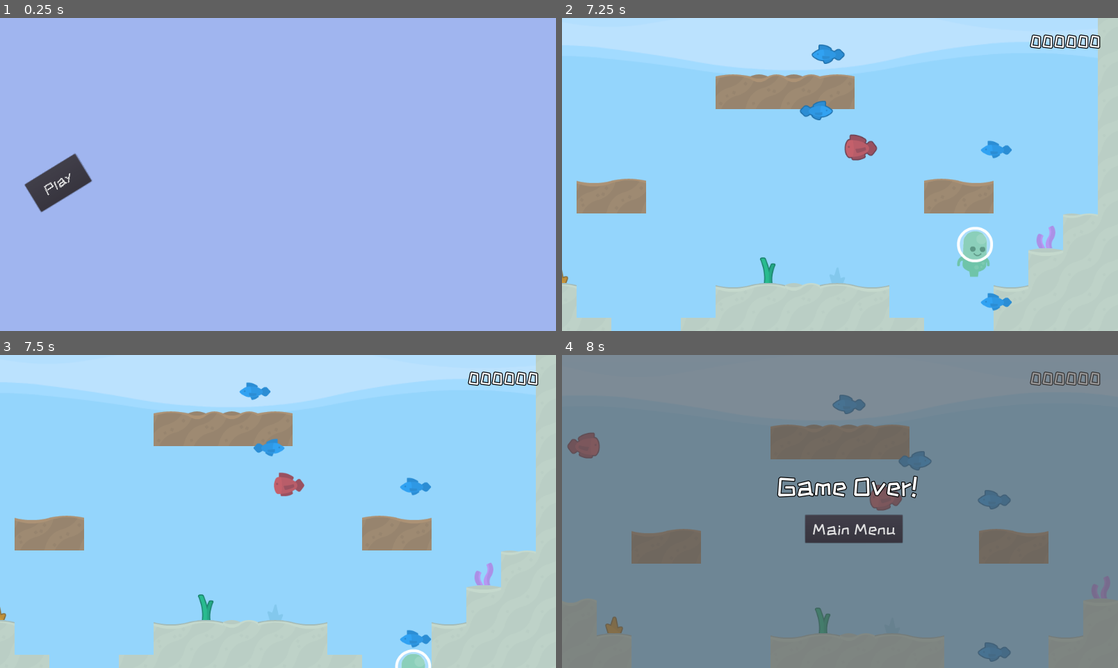
Above: before the commit, frames 1-4 (two rows, left to right).
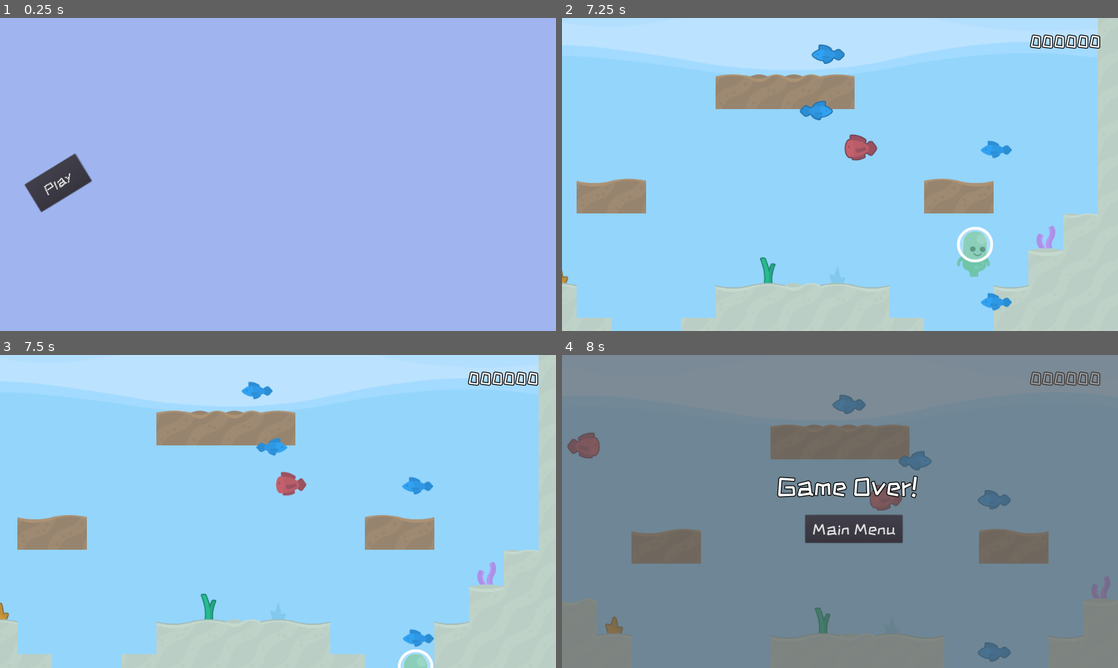
Above: after the commit, the same moments.

Repository: cpvanlue/dive-bug
Game: Godot game, scene res://MainMenu/MainMenu.tscn
Same seed, same stepped clock (60 frames per second), same inputs: the game is played once before the commit and once after it.
Inputs:
- Up to frame 1 (0.25 s): no input
- Up to frame 2 (7.25 s): click "Play" at 0.5 s; tap Enter (shoot) at 1.25, 1.35, 3.6, 5.85 s; hold D (right) 1.28-2.78 s; tap Shift (sprint) at 2.1, 6.6 s; hold A (left) 2.78-5.03 s; tap Space (swim) at 2.85, 5.1 s; hold Shift (sprint) 4.28-5.03 s; hold D (right) from 5.03 s (still down)
- Up to frame 3 (7.5 s): keep holding D (right); tap Space (swim) at 7.35 s
- Up to frame 4 (8 s): keep holding D (right)

Frames 1-2 are identical in both runs. In frame 3, 2.4% of the frame differs, in the area x 0-97%, y 0-100%; in frame 4, nothing differs.

Commit message:
Create scene from Player's Camera in Level and implement screen shake upon collision with enemies

Diff:
--- /dev/null
+++ b/Camera/Camera.gd
@@ -0,0 +1,31 @@
+extends Camera2D
+
+
+var shakeIntensity := 0.0
+var default_offset := offset
+
+
+func _ready() -> void:
+	set_process(false)
+
+
+func _process(delta: float) -> void:
+	offset = Vector2(rand_range(-shakeIntensity, shakeIntensity), rand_range(-shakeIntensity, shakeIntensity)) * delta + default_offset
+
+
+func shake(intensity: float, duration := 0.3, limit = 500) -> void:
+	shakeIntensity += intensity
+	if shakeIntensity > limit:
+		shakeIntensity = limit
+	$Timer.wait_time = duration
+	$Tween.stop_all()
+	set_process(true)
+	$Timer.start()
+
+
+func _on_Timer_timeout() -> void:
+	shakeIntensity = 0
+	set_process(false)
+	$Tween.interpolate_property(self, "offset", offset, default_offset,
+	0.1, Tween.TRANS_QUAD, Tween.EASE_IN_OUT)
+	$Tween.start()
--- /dev/null
+++ b/Camera/Camera.tscn
@@ -0,0 +1,21 @@
+[gd_scene load_steps=2 format=2]
+
+[ext_resource path="res://Camera/Camera.gd" type="Script" id=1]
+
+[node name="Camera" type="Camera2D"]
+current = true
+zoom = Vector2( 0.8, 0.8 )
+limit_left = -100
+limit_top = 0
+limit_right = 1125
+limit_bottom = 600
+limit_smoothed = true
+drag_margin_h_enabled = true
+drag_margin_v_enabled = true
+script = ExtResource( 1 )
+
+[node name="Timer" type="Timer" parent="."]
+
+[node name="Tween" type="Tween" parent="."]
+
+[connection signal="timeout" from="Timer" to="." method="_on_Timer_timeout"]
--- a/Level/Level.tscn
+++ b/Level/Level.tscn
@@ -1,10 +1,11 @@
-[gd_scene load_steps=50 format=2]
+[gd_scene load_steps=51 format=2]
 
 [ext_resource path="res://Common/fishTilesheet.png" type="Texture" id=1]
 [ext_resource path="res://Player/Player.tscn" type="PackedScene" id=2]
 [ext_resource path="res://Level/Level.gd" type="Script" id=3]
 [ext_resource path="res://Level/backgroundEmpty.png" type="Texture" id=4]
 [ext_resource path="res://HUD/HUD.tscn" type="PackedScene" id=5]
+[ext_resource path="res://Camera/Camera.tscn" type="PackedScene" id=6]
 
 [sub_resource type="ConvexPolygonShape2D" id=1]
 points = PoolVector2Array( 0, 0, 64, 0, 64, 64, 0, 64 )
@@ -1476,16 +1477,7 @@
 [node name="Player" parent="." instance=ExtResource( 2 )]
 position = Vector2( 543.672, 445.509 )
 
-[node name="Camera2D" type="Camera2D" parent="Player"]
-current = true
-zoom = Vector2( 0.8, 0.8 )
-limit_left = -100
-limit_top = 0
-limit_right = 1125
-limit_bottom = 600
-limit_smoothed = true
-drag_margin_h_enabled = true
-drag_margin_v_enabled = true
+[node name="Camera2D" parent="Player" instance=ExtResource( 6 )]
 
 [node name="KillZone" type="Area2D" parent="."]
 position = Vector2( -4.49493, 31.4645 )
--- a/Player/Player.gd
+++ b/Player/Player.gd
@@ -30,6 +30,7 @@
 		if "Enemy" in get_slide_collision(i).collider.name and !immunity:
 			_immunityTimer()
 			health -= 1
+			self.get_parent().get_node("Player/Camera2D").shake(300)
 	if velocity.y > gravity:
 		velocity.y = gravity
 	velocity.x = lerp(velocity.x, 0, 0.25)
